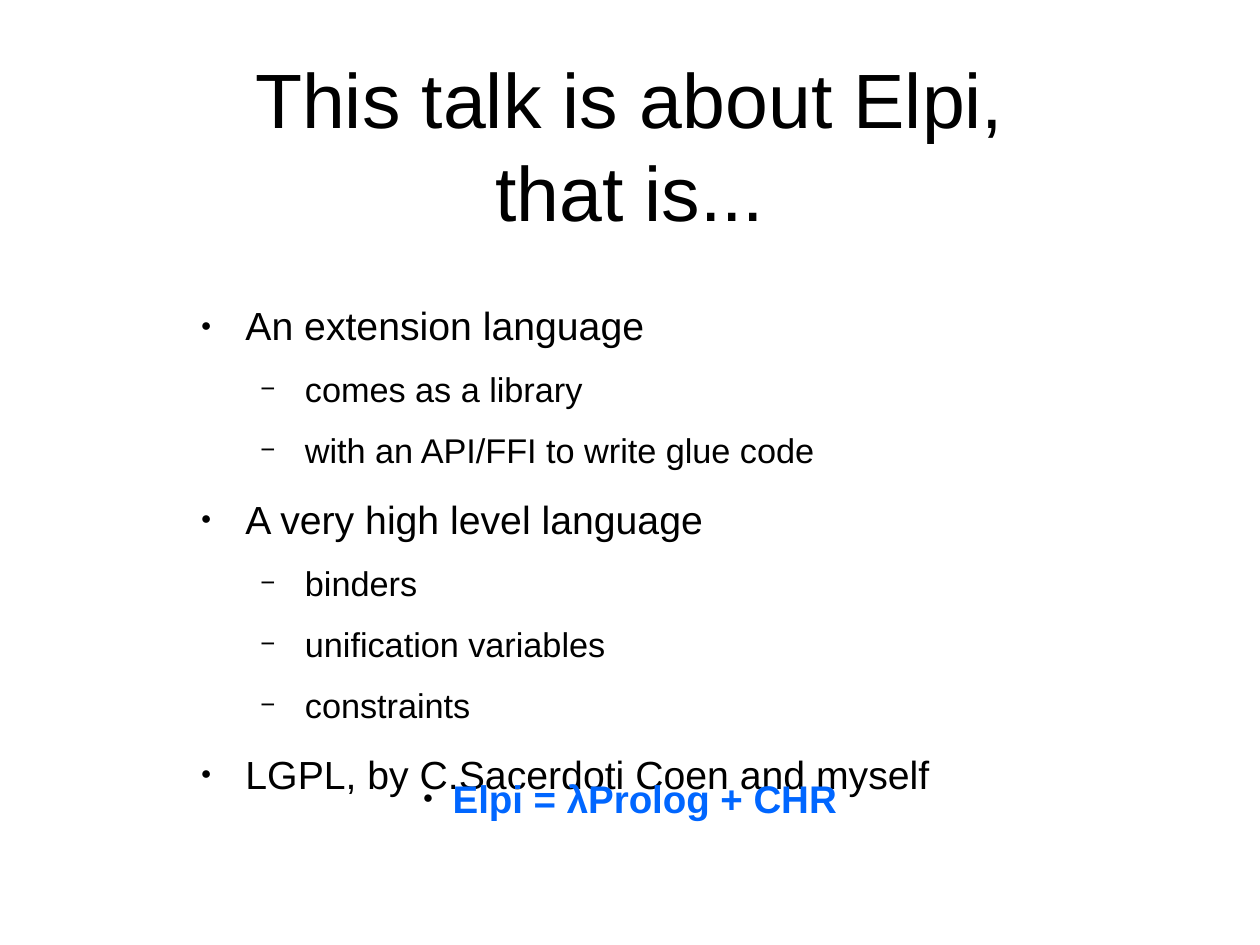
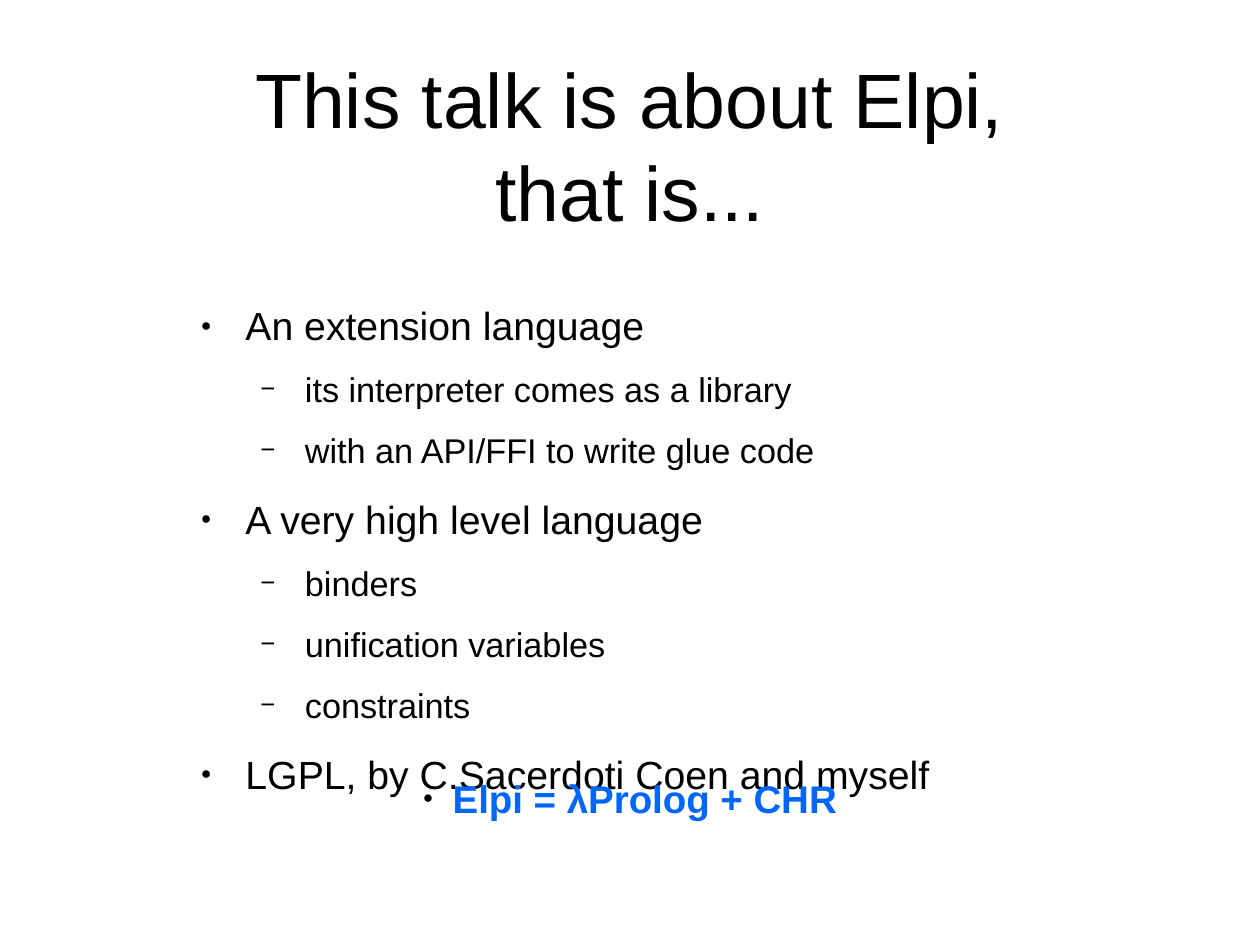
Before and after one commit to gares/mlws18, a slide deck: slide 6 of slides.odp. Drawn at 1260x945 pixels with LibreOffice and Linux fonts; fonts in the diff are those of the drawing; background and template pictures are left out. Boxes give left, top, right and bottom in pixels: in the first picture for what was removed or moved away, otherwise in the second. Text is boxed around its words. In the diff, an @@ line names an element or a change of style, - is before the commit and + after.

```diff
--- a/slides.odp
+++ b/slides.odp
@@ text at <box>305,377,791,409</box>: text changed @@
-  − comes as a library
+  − its interpreter comes as a library
```
Also in this commit, not shown: 6 other slides changed, 4 other files.
